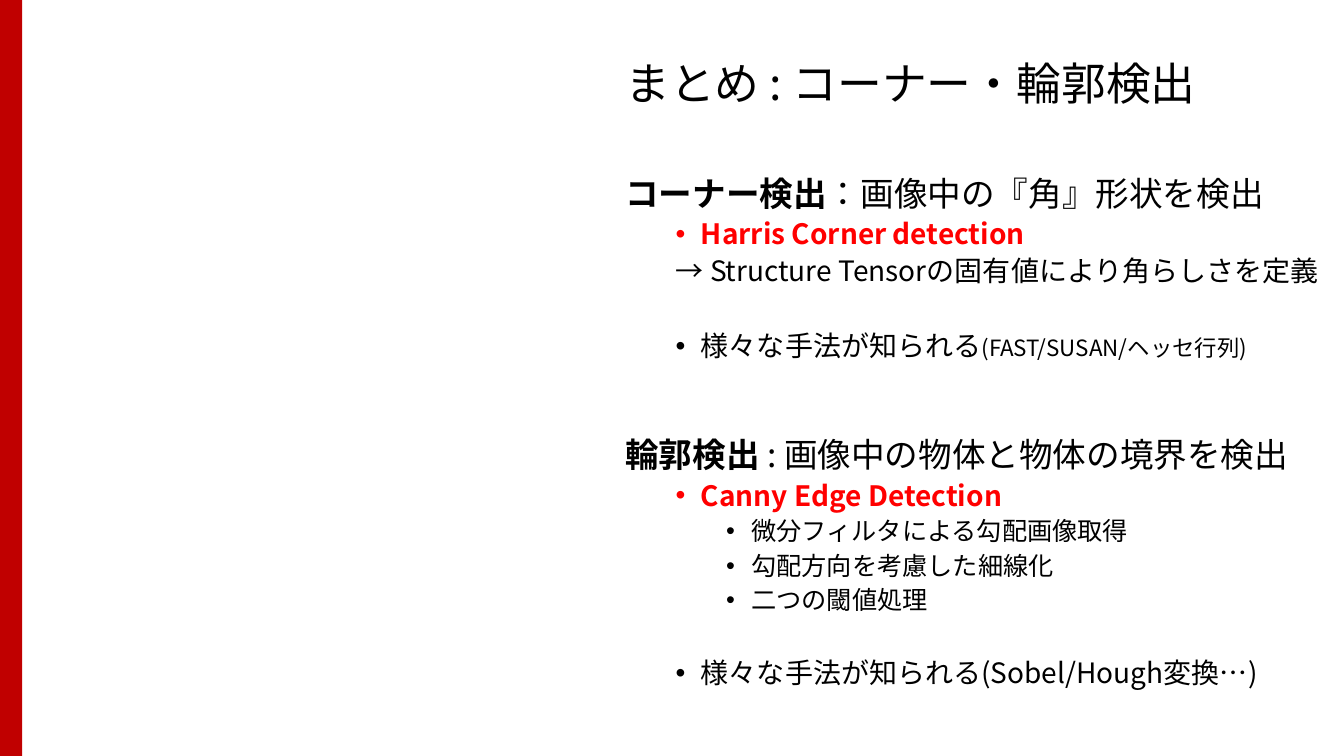
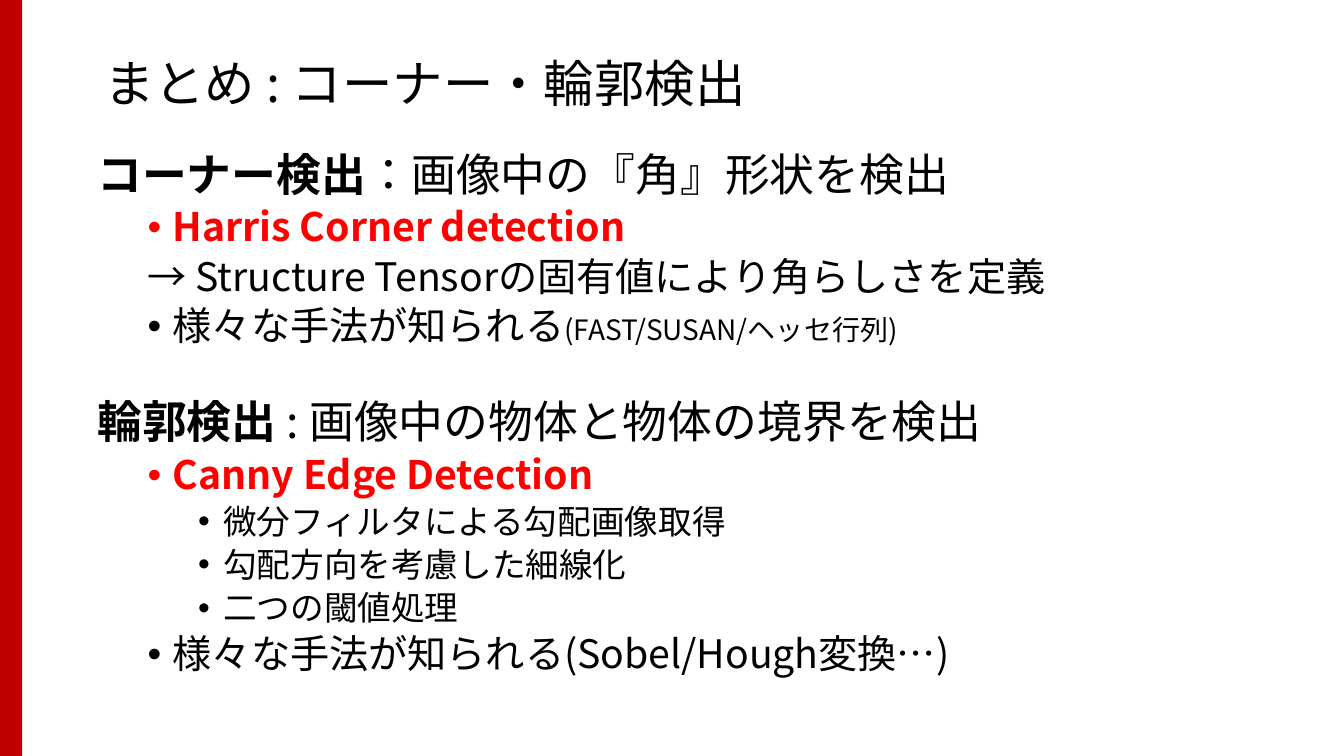
Before and after one commit to TakashiIjiri/TakashiIjiri.github.io, a slide deck: slide 31 of classes/dm2017/DigitalMedia2_8.pptx. Drawn at 1344x756 pixels with LibreOffice and Linux fonts; fonts in the diff are those of the drawing. Boxes give left, top, right and bottom in pixels: in the first picture for what was removed or moved away, otherwise in the second. Text is boxed around its words. In the diff, an @@ line names an element or a change of style, - is before the commit and + after.

```diff
--- a/classes/dm2017/DigitalMedia2_8.pptx
+++ b/classes/dm2017/DigitalMedia2_8.pptx
@@ title "まとめ : コーナー・輪郭検出": place and size @@
-title "まとめ : コーナー・輪郭検出" at [625,62,1195,104]
+title "まとめ : コーナー・輪郭検出" at [104,59,746,106]
@@ title "まとめ : コーナー・輪郭検出" at [104,59,746,106]: size 32 to 36 pt @@
@@ text "コーナー検出：画像中の『角』形状を検出": place and size @@
-text "コーナー検出：画像中の『角』形状を検出" at [625,177,1319,690]
+text "コーナー検出：画像中の『角』形状を検出" at [97,153,1046,678]
@@ text "コーナー検出：画像中の『角』形状を検出" at [97,153,1046,678]: size 24 to 32 pt in "コーナー検出：画像中の『角』形状を検出", "輪郭検出 : 画像中の物体と物体の境界を検出"; size 20 to 28 pt in "Harris Corner detection", "→ Structure Tensorの固有値により角らしさを定義", "様々な手法が知られる(FAST/SUSAN/ヘッセ行列)", "Canny Edge Detection" and 1 more places; size 16 to 20 pt in "様々な手法が知られる(FAST/SUSAN/ヘッセ行列)"; size 18 to 24 pt in "微分フィルタによる勾配画像取得", "勾配方向を考慮した細線化", "二つの閾値処理" @@
```
Also in this commit, not shown: 6 other slides changed, 12 other files.
